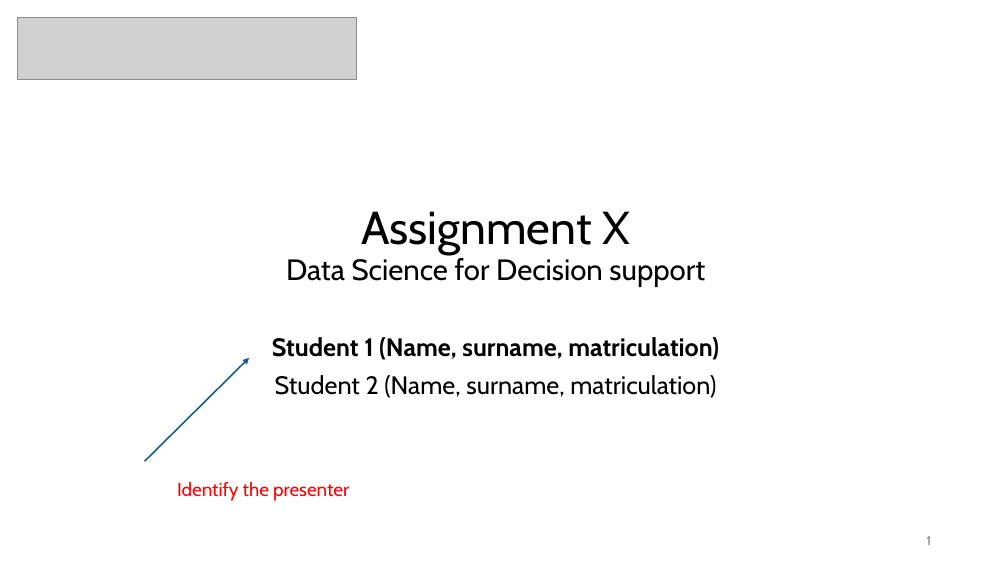
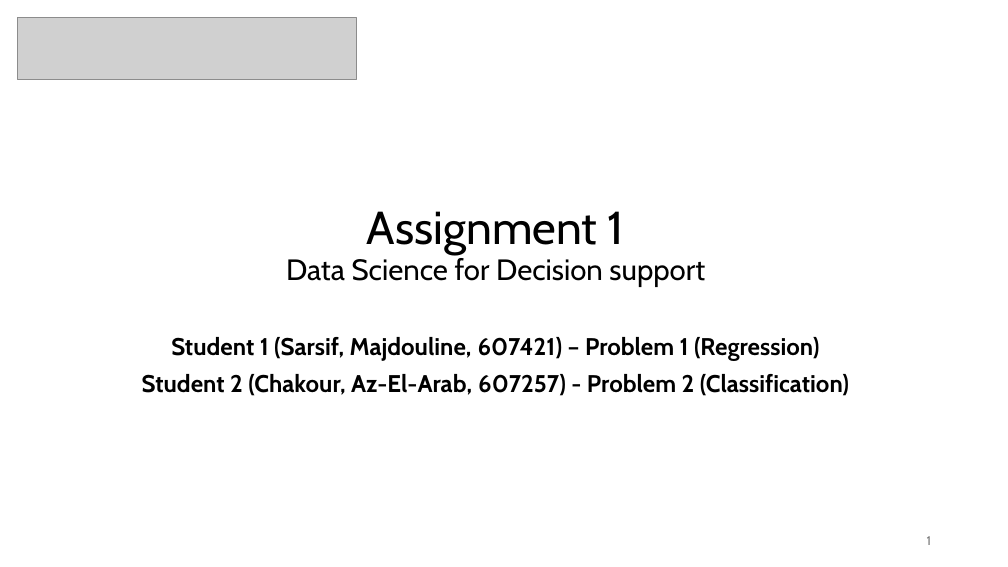
Before and after one commit to azelarabchakour/Data-science-assignments, a slide deck: slide 1 of Assignment-1/Assignment-1.pptx. Drawn at 1008x567 pixels with LibreOffice and Linux fonts; fonts in the diff are those of the drawing; grey boxes stand for pictures. Boxes give left, top, right and bottom in pixels: in the first picture for what was removed or moved away, otherwise in the second. Text is boxed around its words. In the diff, an @@ line names an element or a change of style, - is before the commit and + after.

Commit message:
regression part done

```diff
--- a/Assignment-1/Assignment-1.pptx
+++ b/Assignment-1/Assignment-1.pptx
@@ title at [286, 211, 705, 287]: text changed @@
-Assignment X
-Data Science for Decision support
+Assignment 1
+Data Science for Decision support
@@ subtitle at [142, 337, 849, 396]: text changed; size 24 to 23 pt @@
-Student 1 (Name, surname, matriculation)
-Student 2 (Name, surname, matriculation)
+Student 1 (Sarsif, Majdouline, 607421) – Problem 1 (Regression)
+Student 2 (Chakour, Az-El-Arab, 607257) - Problem 2 (Classification)
@@ arrow removed from (144, 461) to (249, 358) @@
@@ text removed at [177, 482, 349, 501] @@
-Identify the presenter
```
Also in this commit, not shown: 11 other slides changed, 10 slides added, 10 other files.
